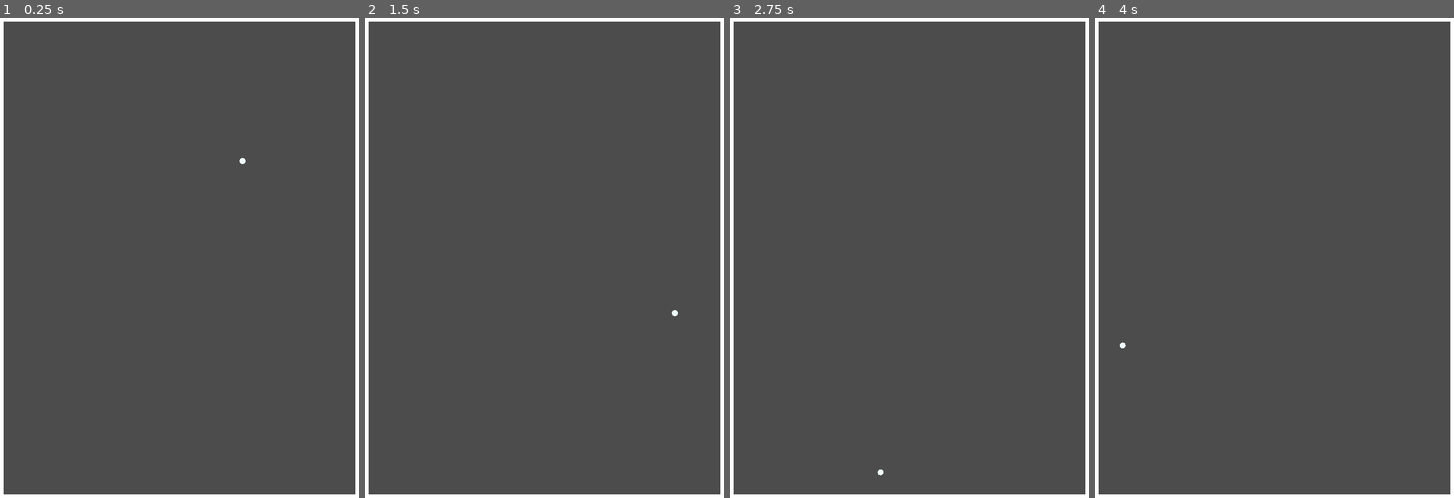
Above: before the commit, frames 1-4 (left to right).
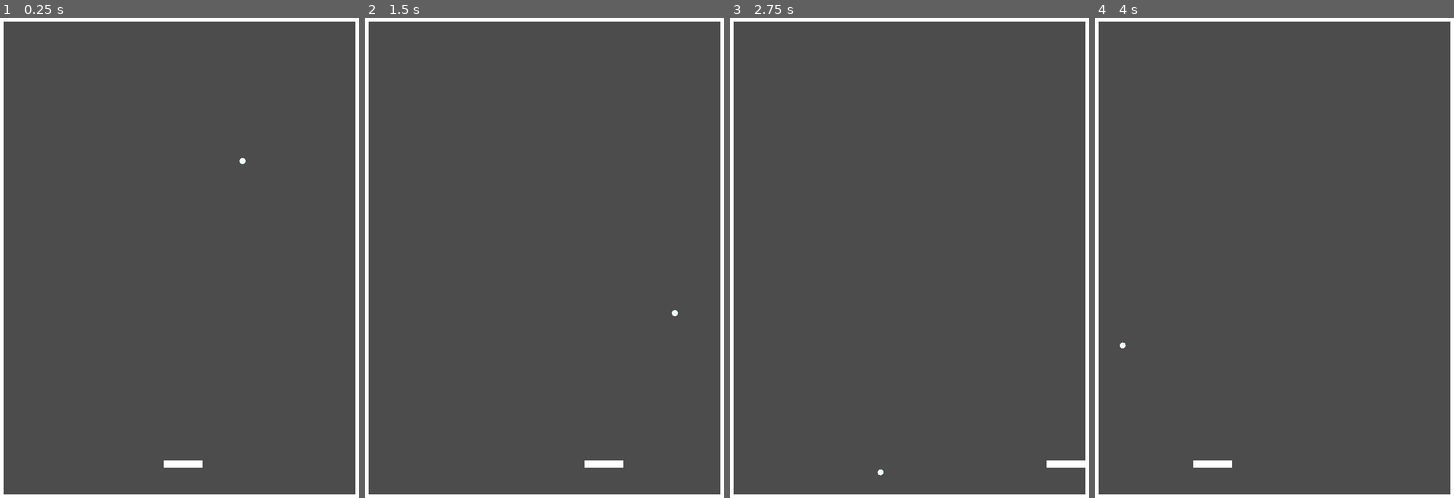
Above: after the commit, the same moments.

Repository: baihakikuncara/arkanoid
Game: Godot game, scene res://Scenes/TestArea.tscn
The game is run twice, just before and just after one commit, with the same random seed, the same clock (stepped at 60 frames per second) and the same inputs.
Inputs:
- Up to frame 1 (0.25 s): no input
- Up to frame 2 (1.5 s): tap Enter at 0.5 s; hold Right (ui_right) 0.53-1.28 s; tap Space at 1.25 s; hold Left (ui_left) from 1.28 s (still down)
- Up to frame 3 (2.75 s): tap Enter at 2 s; release Left (ui_left) at 2.03 s; hold Right (ui_right) from 2.03 s (still down)
- Up to frame 4 (4 s): tap Space at 3.5 s; release Right (ui_right) at 3.53 s; hold Left (ui_left) from 3.53 s (still down)

The runs differ from the first frame. In frame 1, 0.2% of the frame differs, in the area x 45-57%, y 92-94%; in frame 2, 0.2%; in frame 3, 0.2%; in frame 4, 0.2%.

Commit message:
-create Board

Diff:
--- /dev/null
+++ b/Scenes/Board.gd
@@ -0,0 +1,14 @@
+extends KinematicBody2D
+
+export var speed: float = 800
+
+var direction: Vector2 = Vector2(0,0)
+
+func _process(delta):
+	direction = Vector2(0,0)
+	if Input.is_action_pressed("ui_left"):
+		direction.x -= 1
+	if Input.is_action_pressed("ui_right"):
+		direction.x += 1
+
+	move_and_collide(direction * speed * delta)
--- /dev/null
+++ b/Scenes/Board.tscn
@@ -0,0 +1,15 @@
+[gd_scene load_steps=3 format=2]
+
+[ext_resource path="res://Scenes/Board.gd" type="Script" id=1]
+
+[sub_resource type="RectangleShape2D" id=1]
+extents = Vector2( 32, 6 )
+
+[node name="Board" type="KinematicBody2D"]
+script = ExtResource( 1 )
+
+[node name="CollisionShape2D" type="CollisionShape2D" parent="."]
+shape = SubResource( 1 )
+
+[node name="Polygon2D" type="Polygon2D" parent="."]
+polygon = PoolVector2Array( -32, -6, 32, -6, 32, 6, -32, 6 )
--- a/Scenes/TestArea.tscn
+++ b/Scenes/TestArea.tscn
@@ -1,7 +1,8 @@
-[gd_scene load_steps=3 format=2]
+[gd_scene load_steps=4 format=2]
 
 [ext_resource path="res://Scenes/DummyWall.tscn" type="PackedScene" id=1]
 [ext_resource path="res://Scenes/Ball.tscn" type="PackedScene" id=2]
+[ext_resource path="res://Scenes/Board.tscn" type="PackedScene" id=3]
 
 [node name="TestArea" type="Node2D"]
 
@@ -141,3 +142,6 @@
 
 [node name="Ball" parent="." instance=ExtResource( 2 )]
 position = Vector2( 354, 190 )
+
+[node name="Board" parent="." instance=ExtResource( 3 )]
+position = Vector2( 306, 740 )
